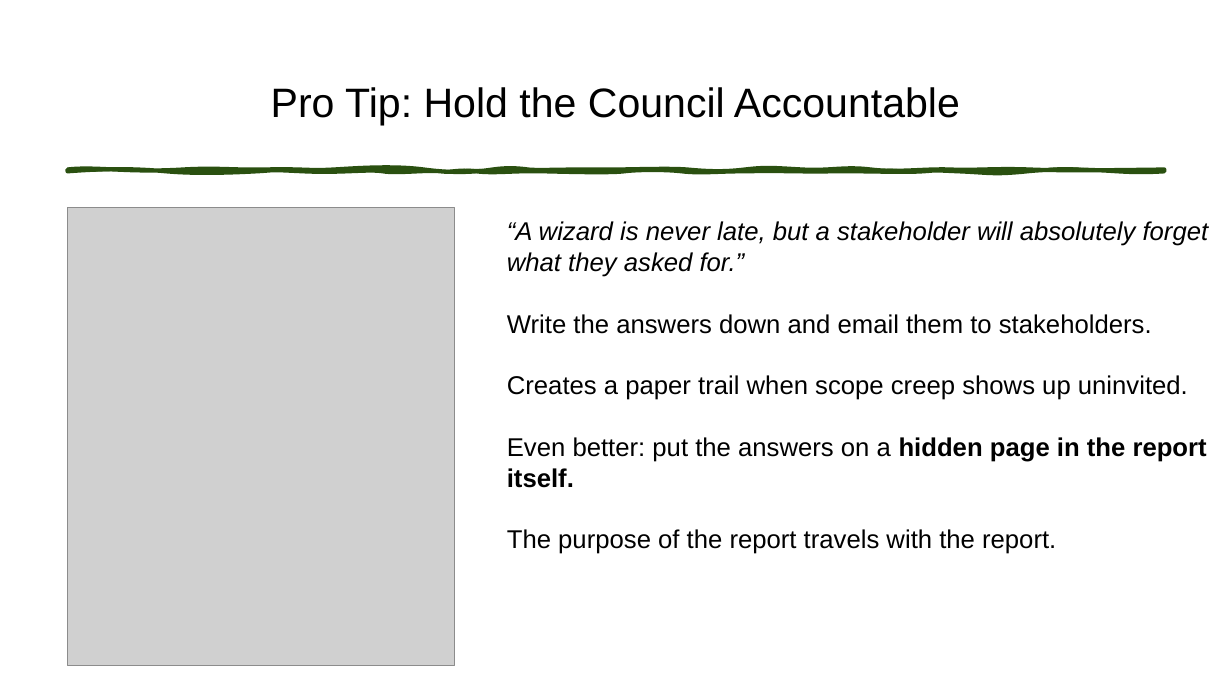
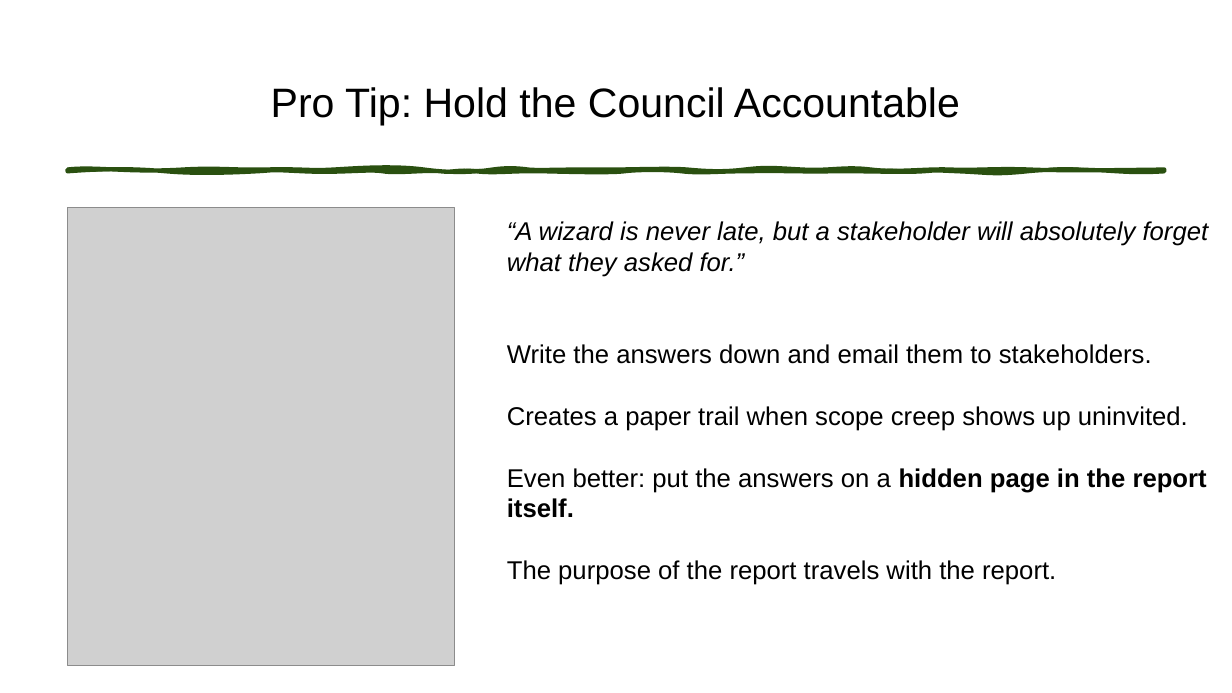
Before and after one commit to Anytsirk12/DataOnWheels, a slide deck: slide 12 of Presentations/Fellowship of the Star Schema/The Fellowship of the Star Schema Transforming OLTP Data for Power BI.pptx. Drawn at 1232x693 pixels with LibreOffice and Linux fonts; fonts in the diff are those of the drawing; grey boxes stand for pictures. Boxes give left, top, right and bottom in pixels: in the first picture for what was removed or moved away, otherwise in the second. Text is boxed around its words. In the diff, an @@ line names an element or a change of style, - is before the commit and + after.

```diff
--- a/Presentations/Fellowship of the Star Schema/The Fellowship of the Star Schema Transforming OLTP Data for Power BI.pptx
+++ b/Presentations/Fellowship of the Star Schema/The Fellowship of the Star Schema Transforming OLTP Data for Power BI.pptx
@@ text "“A wizard is never late, ..." rewrapped from <box>507,221,1209,554</box> to <box>507,221,1209,585</box> @@
```
Also in this commit, not shown: 9 other slides changed, 4 other files.
